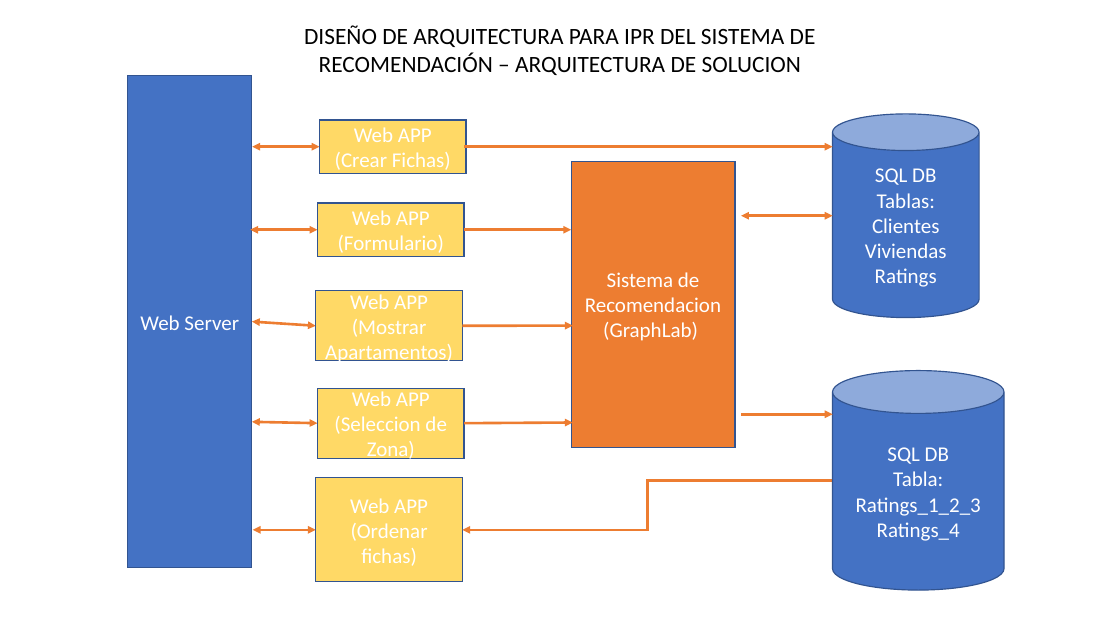
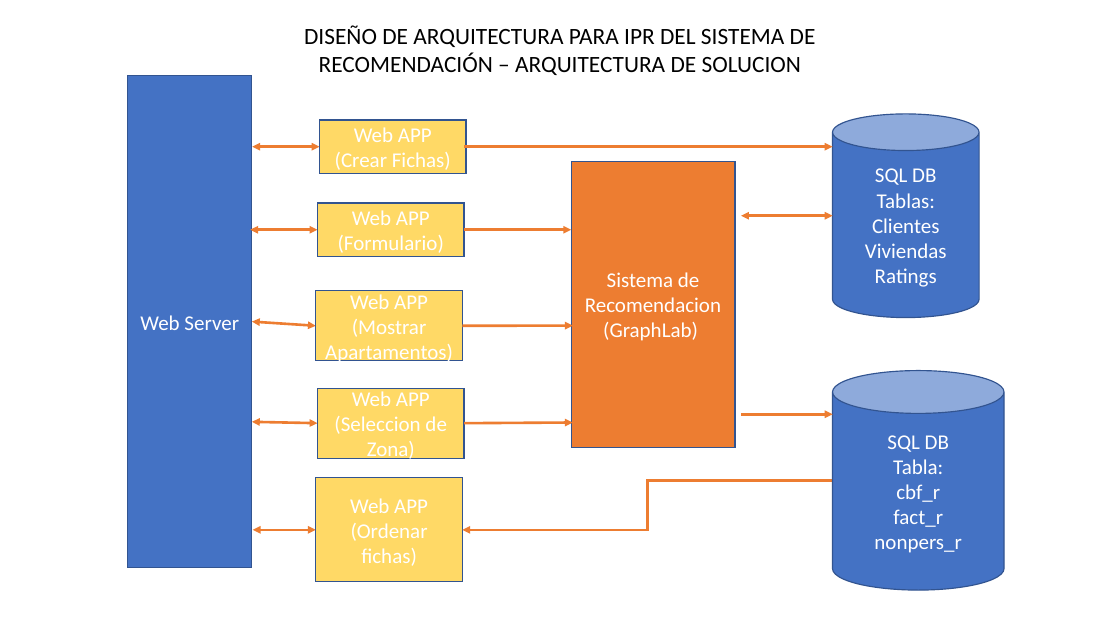
Before and after one commit to mavaron/Sistema_Recomendacion, a slide deck: slide 1 of Arquitectura del sistema de Recomendacion.pptx. Drawn at 1120x630 pixels with LibreOffice and Linux fonts; fonts in the diff are those of the drawing. Boxes give left, top, right and bottom in pixels: in the first picture for what was removed or moved away, otherwise in the second. Text is boxed around its words. In the diff, an @@ line names an element or a change of style, - is before the commit and + after.

```diff
--- a/Arquitectura del sistema de Recomendacion.pptx
+++ b/Arquitectura del sistema de Recomendacion.pptx
@@ text in cylinder at [874,484,961,553]: text changed @@
-Ratings_1_2_3
-Ratings_4
+cbf_r
+fact_r
+nonpers_r
```
Also in this commit, not shown: 4 other slides changed, 1 slide removed, 4 other files.
